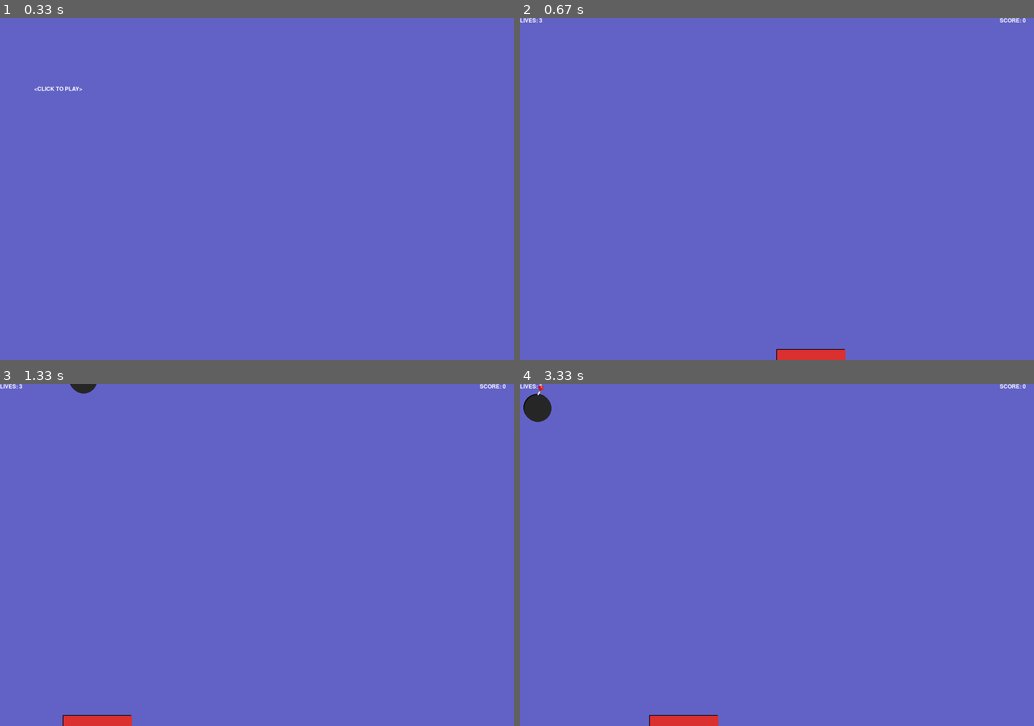
Above: before the commit, frames 1-4 (two rows, left to right).
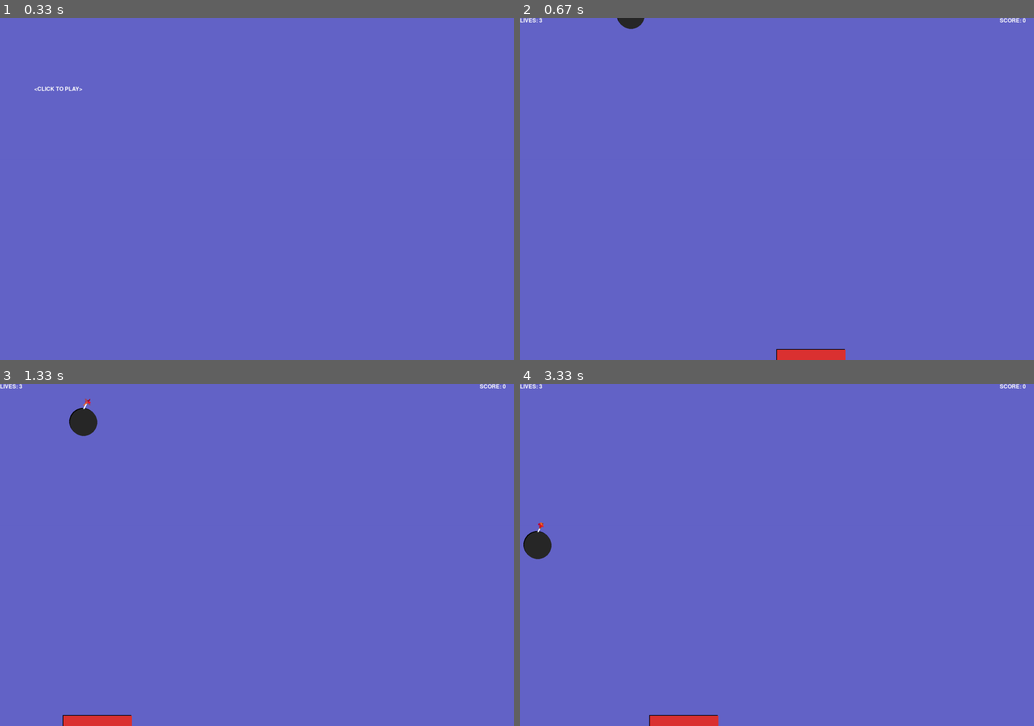
Above: after the commit, the same moments.

Repository: DeepNoceans/PythonPrograms
Game: pygame game, started from Pygame!/L3Cs/bombcatcher.py
Same seed, same stepped clock (60 frames per second), same inputs: the game is played once before the commit and once after it.
Inputs (mouse positions are in pixels of both pictures, inside the frame that each line leads up to):
- Up to frame 1 (0.33 s): no input
- Up to frame 2 (0.67 s): click (777, 189) at 0.38 s
- Up to frame 3 (1.33 s): click (436, 596) at 0.72 s; click (61, 445) at 1.05 s
- Up to frame 4 (3.33 s): click (586, 602) at 1.38 s; click (859, 428) at 1.72 s; click (895, 503) at 2.05 s; click (663, 589) at 2.38 s; click (869, 667) at 2.72 s; click (648, 613) at 3.05 s

Frame 1 is identical in both runs. In frame 2, 0.1% of the frame differs, in the area x 18-25%, y 0-4%; in frame 3, 0.5%; in frame 4, 0.8%, in the area x 0-7%, y 0-52%.

Commit message:
asdf
asdf

Diff:
--- a/Pygame!/L3Cs/bombcatcher.py
+++ b/Pygame!/L3Cs/bombcatcher.py
@@ -45,7 +45,7 @@
 
 bomb_x = random.randint(100, 1400)
 bomb_y = -50
-vel_y = .7
+vel_y = 3
 
 vel_x = random.randint(-3, 3)
 #repeating loop
--- a/Pygame!/L3Cs/bombcatcher2.py
+++ b/Pygame!/L3Cs/bombcatcher2.py
@@ -14,9 +14,9 @@
 
 #main program begins
 pygame.init()
-screen = pygame.display.set_mode((600, 600))
-pygame.display.set_caption("Bomb Catching Game")
-font1 = pygame.font.Font(None, 24)
+screen = pygame.display.set_mode((1000, 600))
+pygame.display.set_caption("Bomb Catching Game 2 ")
+font1 = pygame.font.Font(None, 30)
 pygame.mouse.set_visible(False)
 pygame.event.set_grab(True)
 white = 255, 255, 255
@@ -38,27 +38,27 @@
 pos_x = 250
 pos_y = 565
 
-bomb_x = random.randint(0, 500)
-bomb_x1 = random.randint(0, 500)
-bomb_x2 = random.randint(0, 500)
-bomb_x3 = random.randint(0, 500)
-bomb_x4 = random.randint(0, 500)
-
-bomb_x = 250
-bomb_x1 =250
-bomb_x2 =250
-bomb_x3 =250
-bomb_x4 =250
+bomb_x = random.randint(0, 1000)
+bomb_x1 = random.randint(0, 1000)
+bomb_x2 = random.randint(0, 1000)
+bomb_x3 = random.randint(0, 1000)
+bomb_x4 = random.randint(0, 1000)
+
+# bomb_x = 250
+# bomb_x1 =250
+# bomb_x2 =250
+# bomb_x3 =250
+# bomb_x4 =250
 
 
 
 bomb_y = -50
 bomb_y1 = -250
 bomb_y2 = -450
-bomb_y3 = -750
-bomb_y4 = -1000
-
-vel_y = 50
+bomb_y3 = -650
+# bomb_y4 = -850
+
+vel_y = .5
 
 #repeating loop
 while True:
@@ -87,15 +87,15 @@
         bomb_y += vel_y
         bomb_y1 += vel_y
         bomb_y2 += vel_y
-        bomb_y3 += vel_y
-        bomb_y4 += vel_y
+        # bomb_y3 += vel_y
+        # bomb_y4 += vel_y
 
         #    0
 
         #has the player missed the bomb?
         if bomb_y > 600:
-            bomb_x = random.randint(0, 500)
-            bomb_x = 250
+            bomb_x = random.randint(0, 1000)
+            # bomb_x = 250
 
             bomb_y = -50
             lives -= 1
@@ -104,11 +104,11 @@
 
         #see if player has caught the bomb
         elif bomb_y > pos_y:
-            if bomb_x > pos_x and bomb_x < pos_x + 200:
+            if bomb_x > pos_x and bomb_x < pos_x + 120:
                 score += 10
 
-                bomb_x = random.randint(0, 500)
-                bomb_x = 250
+                bomb_x = random.randint(0, 1000)
+                # bomb_x = 250
 
                 bomb_y = -50
 
@@ -117,8 +117,8 @@
         #     1
 
         if bomb_y1 > 600:
-            bomb_x1 = random.randint(0, 500)
-            bomb_x1 = 250
+            bomb_x1 = random.randint(0, 1000)
+            # bomb_x1 = 250
 
             bomb_y1 = -50
 
@@ -131,8 +131,8 @@
             if bomb_x1 > pos_x and bomb_x1 < pos_x + 200:
                 score += 10
 
-                bomb_x1 = random.randint(0, 500)
-                bomb_x1 = 250
+                bomb_x1 = random.randint(0, 1000)
+                # bomb_x1 = 250
 
                 bomb_y1 = -50
 
@@ -140,8 +140,8 @@
         #     2
 
         if bomb_y2 > 600:
-            bomb_x2 = random.randint(0, 500)
-            bomb_x2 = 250
+            bomb_x2 = random.randint(0, 1000)
+            # bomb_x2 = 250
 
             bomb_y2 = -50
 
@@ -154,8 +154,8 @@
             if bomb_x2 > pos_x and bomb_x2 < pos_x + 200:
                 score += 10
 
-                bomb_x2 = random.randint(0, 500)
-                bomb_x2 = 250
+                bomb_x2 = random.randint(0, 1000)
+                # bomb_x2 = 250
 
                 bomb_y2 = -50
 
@@ -163,47 +163,47 @@
 
         #     3
 
-        if bomb_y3 > 600:
-            bomb_x3 = random.randint(0, 500)
-            bomb_x3 = 250
-
-            bomb_y3 = -50
-            lives -= 1
-            if lives == 0:
-                game_over = True
-
-        #see if player has caught the bomb
-        elif bomb_y3 > pos_y:
-            if bomb_x3 > pos_x and bomb_x3 < pos_x + 200:
-                score += 10
-
-                bomb_x3 = random.randint(0, 500)
-                bomb_x3 = 250
-
-                bomb_y3 = -50
+        # if bomb_y3 > 600:
+        #     bomb_x3 = random.randint(0, 1000)
+        #     # # bomb_x3 = 250
+
+        #     bomb_y3 = -50
+        #     lives -= 1
+        #     if lives == 0:
+        #         game_over = True
+
+        # #see if player has caught the bomb
+        # elif bomb_y3 > pos_y:
+        #     if bomb_x3 > pos_x and bomb_x3 < pos_x + 200:
+        #         score += 10
+
+        #         bomb_x3 = random.randint(0, 1000)
+        #         # bomb_x3 = 250
+
+        #         bomb_y3 = -50
 
 
 
          #     4
 
-        if bomb_y4 > 600:
-            bomb_x4 = random.randint(0, 500)
-            bomb_x4 = 250
-
-            bomb_y4 = -50
-            lives -= 1
-            if lives == 0:
-                game_over = True
-
-        #see if player has caught the bomb
-        elif bomb_y4 > pos_y:
-            if bomb_x4 > pos_x and bomb_x4 < pos_x + 200:
-                score += 10
-
-                bomb_x4 = random.randint(0, 500)
-                bomb_x4 = 250
-
-                bomb_y4 = -50
+        # if bomb_y4 > 600:
+        #     bomb_x4 = random.randint(0, 1000)
+        #     # bomb_x4 = 250
+
+        #     bomb_y4 = -50
+        #     lives -= 1
+        #     if lives == 0:
+        #         game_over = True
+
+        # #see if player has caught the bomb
+        # elif bomb_y4 > pos_y:
+        #     if bomb_x4 > pos_x and bomb_x4 < pos_x + 200:
+        #         score += 10
+
+        #         bomb_x4 = random.randint(0, 1000)
+        #         # bomb_x4 = 250
+
+        #         bomb_y4 = -50
 
 
 
@@ -214,16 +214,16 @@
         pygame.draw.circle(screen, red, (bomb_x1, int(bomb_y1)), 30, 0)
         pygame.draw.circle(screen, black, (bomb_x2-4, int(bomb_y2)-4), 30, 0)
         pygame.draw.circle(screen, green, (bomb_x2, int(bomb_y2)), 30, 0)
-        pygame.draw.circle(screen, black, (bomb_x3-4, int(bomb_y3)-4), 30, 0)
-        pygame.draw.circle(screen, cyan, (bomb_x3, int(bomb_y3)), 30, 0)
-        pygame.draw.circle(screen, black, (bomb_x4-4, int(bomb_y4)-4), 30, 0)
-        pygame.draw.circle(screen, purple, (bomb_x4, int(bomb_y4)), 30, 0)
+        # pygame.draw.circle(screen, black, (bomb_x3-4, int(bomb_y3)-4), 30, 0)
+        # pygame.draw.circle(screen, cyan, (bomb_x3, int(bomb_y3)), 30, 0)
+        # pygame.draw.circle(screen, black, (bomb_x4-4, int(bomb_y4)-4), 30, 0)
+        # pygame.draw.circle(screen, purple, (bomb_x4, int(bomb_y4)), 30, 0)
         #set basket position
         pos_x = mouse_x
         if pos_x < 0:
             pos_x = 0
-        elif pos_x > 500:
-            pos_x = 500
+        elif pos_x > 880:
+            pos_x = 880
         #draw basket
         pygame.draw.rect(screen, black, (pos_x-4, pos_y-4, 120, 40), 0)
         pygame.draw.rect(screen, red, (pos_x, pos_y, 120, 40), 0)
@@ -232,6 +232,6 @@
     print_text(font1, 0, 0, "LIVES: " + str(lives))
 
     #print score
-    print_text(font1, 400, 0, "SCORE: " + str(score))
+    print_text(font1, 850, 0, "SCORE: " + str(score))
 
     pygame.display.update()
--- /dev/null
+++ b/Pygame!/L4Cs/L3_C1_Circle.py
@@ -0,0 +1,63 @@
+
+import sys, random, math, pygame
+from pygame.locals import *
+
+#main program begins
+
+pygame.init()
+
+screen = pygame.display.set_mode((600,500))
+pygame.display.set_caption("Circle Demo")
+screen.fill((0,0,100))
+
+pos_x = 300
+
+pos_y = 250
+
+radius = 200
+
+angle = 360
+
+wide = 40
+
+#repeating loop while True:
+while True:
+    for event in pygame.event.get():
+        if event.type == QUIT:
+            sys.exit()
+
+        keys = pygame.key.get_pressed()
+        if keys[K_ESCAPE]:
+            sys.exit()
+
+
+        #increment angle
+
+        angle += 1
+
+        if angle >= 360:
+
+            angle = 0
+
+            r = random.randint(0,255)
+
+            g = random.randint(0,255)
+
+            b = random.randint(0,255)
+
+            color = r,g,b
+
+            wide -= 1
+
+
+        #calculate coordinates
+
+        x = math.cos( math.radians (angle)) * radius
+        y = math.sin( math.radians (angle)) * radius
+
+        #draw one step around the circle
+        pos = (int(pos_x + x), int(pos_y + y) )
+
+        pygame.draw.circle(screen, color, pos, wide, 0)
+
+        pygame.display.update()
--- /dev/null
+++ b/Pygame!/L4Cs/L3_C2_Clock.py
@@ -0,0 +1,156 @@
+import random, math, pygame
+from datetime import datetime, date, time
+from pygame.locals import *
+
+#_analog Clock Demo
+
+
+def print_text(font, x, y, text, color=(255, 255, 255)):
+    imgText =  font.render(text, True, color)
+
+
+    screen.blit(imgText, (x, y))
+
+
+def print_text2(font, x, y, text, color=(40,80,160)):
+    imgText = font.render(text, True, color)
+
+    screen.blit(imgText, (x, y))
+
+
+def wrap_angle(angle):
+    return angle % 360
+
+#main program begins pygame.init()
+
+black = 0,0,0
+
+pygame.init()
+screen = pygame.display.set_mode((600, 500))
+pygame.display.set_caption("Analog Clock Demo")
+
+font1 = pygame.font.Font(None, 66)
+
+font2 = pygame.font.Font(None, 42)
+
+
+
+minute_color = 120, 160, 255
+
+white = 255, 255, 255
+
+
+second_color = 130, 180, 255
+
+hour_color = 200, 210, 255
+
+pos_x = 300
+pos_y = 250
+
+radius = 250
+
+angle = 360
+
+done = False
+
+#repeating loop
+
+while not done:
+    for event in pygame.event.get():
+
+        if event.type == pygame.QUIT:
+            done = True
+    keys = pygame.key.get_pressed()
+
+    if keys[pygame.K_ESCAPE]:
+
+        done = True
+
+    screen.fill((50, 100, 200))
+
+    #draw one step_around the circle
+    pygame.draw.circle (screen, white, (pos_x, pos_y), radius, 6)
+
+    #draw the clock numbers 1-12
+
+    for n in range(1, 13):
+
+        angle = math.radians(n * (360/12) - 90)
+        x = math.cos(angle) * (radius-35) - 20
+        y = math.sin(angle) * (radius-35) - 20
+
+        print_text2(font1, pos_x+x, pos_y+y, str(n))
+
+
+
+    #get the time of day
+
+    today = datetime.today()
+    hours = today.hour % 12
+    minutes = today.minute
+    seconds = today.second
+
+    sec_angle = wrap_angle(seconds * (360/60) - 90)
+
+    sec_angle = math.radians(sec_angle)
+    sec_x = math.cos(sec_angle) * (radius-40)
+    sec_y = math.sin(sec_angle) * (radius-40)
+    target = (pos_x+sec_x, pos_y+sec_y)
+    target2 = (pos_x+sec_x-5, pos_y+sec_y-5)
+
+    pygame.draw.line(screen, (40, 80, 160), (pos_x-5, pos_y-5), target2, 6)
+
+    for n in range(1, 13):
+
+        angle = math.radians(n * (360/12) - 90)
+        x = math.cos(angle) * (radius-35) - 10
+        y = math.sin(angle) * (radius-35) - 10
+
+        print_text(font1, pos_x+x, pos_y+y, str(n))
+
+    #draw the hours hand
+
+    hour_angle = wrap_angle(hours * (360/12) - 90)
+    hour_angle = math.radians(hour_angle)
+
+    hour_x = math.cos(hour_angle) * (radius-80)
+
+    hour_y=math.sin(hour_angle) * (radius-80)
+    target=(pos_x+hour_x, pos_y+hour_y)
+
+    pygame.draw.line(
+        screen, hour_color, (pos_x, pos_y), target, 17)
+
+    #draw the minutes hand
+
+    min_angle = wrap_angle(minutes * (360/60) - 90)
+    min_angle = math.radians(min_angle)
+    min_x = math.cos(min_angle) * (radius-60)
+    min_y = math.sin(min_angle) * (radius-60)
+    target = (pos_x+min_x, pos_y+min_y)
+    target2 = (pos_x+min_x-5, pos_y+min_y-5)
+
+    sec_angle = wrap_angle(seconds * (360/60) - 90)
+
+    pygame.draw.line(screen, (40, 80, 160), (pos_x, pos_y), target2, 12)
+
+    pygame.draw.line(screen, minute_color, (pos_x, pos_y), target, 12)
+
+    #draw the seconds hand
+    sec_angle = math.radians(sec_angle)
+    sec_x = math.cos(sec_angle) * (radius-40)
+    sec_y = math.sin(sec_angle) * (radius-40)
+    target = (pos_x+sec_x, pos_y+sec_y)
+    target2 = (pos_x+sec_x-5, pos_y+sec_y-5)
+
+    pygame.draw.line(screen, second_color, (pos_x, pos_y), target, 6)
+
+
+    #cover the center
+    pygame.draw.circle(screen, white, (pos_x, pos_y), 13)
+
+    print_text2(font2, 245, 345, str(hours) + ":" +
+               str(minutes) + ":" + str(seconds))
+    print_text(font2, 250, 350, str(hours) + ":" + str(minutes) + ":" + str(seconds))
+
+    pygame.display.update()
